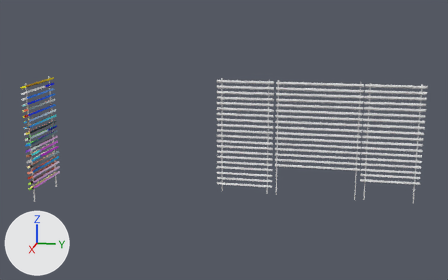
A saved change to the FBX model Japan Market/Assets/Models/WIndow 1/Window.fbx.
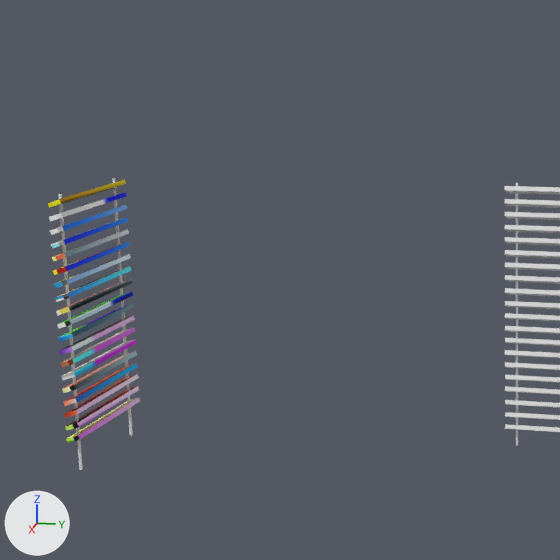
Each version appears first whole from a camera (50 mm lens) standing at (40.8, -14.1, 14.1) and looking at (3.7, -21.6, 4.8), and next in a close-up on the part from 0% to 54% of the width and 0% to 86% of the height. Lighting does not change. The marker at lower left points along +X, +Y and +Z. The last two pictures show the newer version. Where no turn or scale is listed for an object, it has been applied to the vertices.
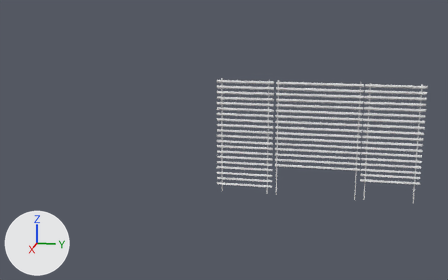
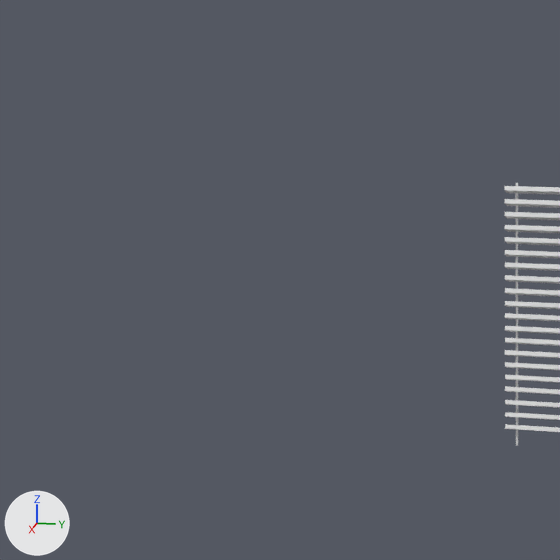
Pixel boxes (x1, y1, x2, y2) of what changed, in the close-ups (560 x 560 px):
'Cube.008', deleted: before (47, 180, 140, 443)
'Cube.007', reshaped: before (58, 178, 518, 470); after (516, 183, 518, 445)
part 1 of me_cube_079, deleted: before (112, 178, 133, 436)
part 2 of me_cube_079, deleted: before (58, 194, 83, 470)

The change, as a list of edits to the scene's bpy script:
```text
Change me_cube_079:
    used by ob_cube_007; location = (4.42, -33.56, 4.49); rotation_euler = (0.0, 0.0, -1.571), in degrees (0, 0, -90); scale = (-0.124, -0.124, -3.84)
    remove me_cube_079.from_pydata(...)  # 64 vertices, 48 faces; spans x 0.0..192.0, y -13.0..24.0, z -1.0..1.0
    add me_cube_079.from_pydata(...)  # 48 vertices, 36 faces; spans x 92.0..192.0, y 23.0..24.0, z -1.0..1.0
    me_cube_079 part 1: the loose piece of 8 vertices spanning x 0.0, y 12.0..13.0, z -1.0..1.0 is deleted
    me_cube_079 part 2: the loose piece of 8 vertices spanning x 0.0, y -13.0..-12.0, z -1.0..1.0 is deleted
Remove ob_cube_008:
    ob_cube_008 = bpy.data.objects.new('Cube.008', me_cube_080)
    ob_cube_008.location = (4.42, -33.56, 4.51)
```
